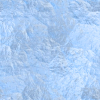
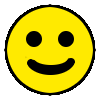
Comparing the layer stacks of the two w=100, h=100 images. Changes:
hid "Eingefügte Ebene #1" over [0, 0, 100, 100]
hid "Eingefügte Ebene", painted on it over [3, 3, 97, 97]
hid "tile.png" over [0, 0, 100, 100]
added group "Ebenengruppe" with 4 layers above "FULL_SilverSurfer.png-Kopie" over [4, 4, 96, 96]
added layer "Ebene #1" in group "Ebenengruppe" over [26, 31, 74, 47]
added layer "Ebene #2" in group "Ebenengruppe" over [25, 54, 76, 75]
added layer "Eingefügte Ebene #3" in group "Ebenengruppe" over [7, 7, 93, 93]
added layer "Ebene" in group "Ebenengruppe" over [4, 4, 96, 96]
